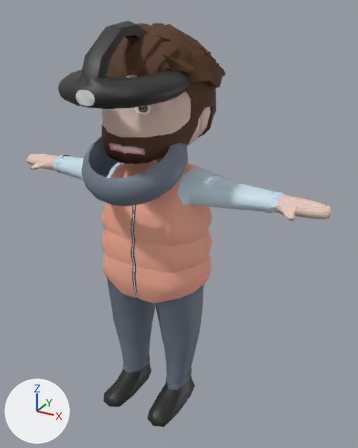
Two versions of the FBX model Assets/Animations/DashingAnimation.fbx, one commit apart.
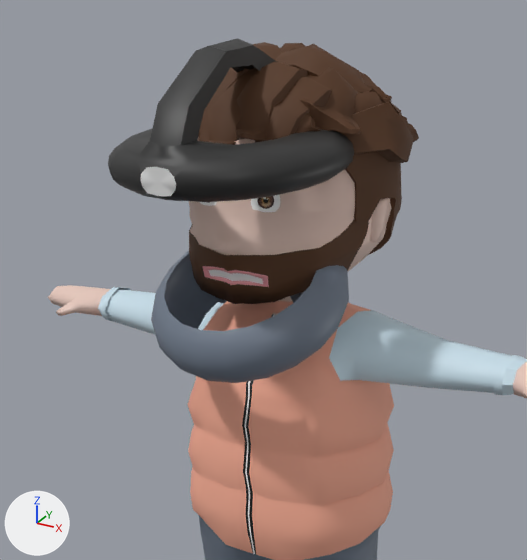
Old and new are each drawn whole from a 50 mm lens placed at (0.045, -0.0725, 0.0763), pointed at (0.0046, 0.001, 0.0396) and again close up on the part from 0% to 79% of the width and 0% to 67% of the height. Lighting does not change. The marker at lower left points along +X, +Y and +Z. Where no turn or scale is listed for an object, it has been applied to the vertices.

Before the edit, the objects in view are built like this:
```python
me_mesh_003 = bpy.data.meshes.new('Mesh.003')
me_mesh_003.from_pydata(...)  # 74 vertices, 142 faces; spans x 0.00549..0.01114, y -0.00425..0.00827, z 0.06393..0.06942
me_mesh_003.materials.append(mat_hair_mat)  # brown #55341a
me_mesh_026 = bpy.data.meshes.new('Mesh.026')
me_mesh_026.from_pydata(...)  # 74 vertices, 144 faces; spans x -0.00576..-0.00055, y -0.0091..0.00073, z 0.06391..0.07263
me_mesh_026.materials.append(mat_hair_mat)  # brown #55341a
me_mesh_028 = bpy.data.meshes.new('Mesh.028')
me_mesh_028.from_pydata(...)  # 262 vertices, 488 faces; spans x -1.32..1.32, y -1.39..1.33, z -1.5..1.44
# faces by material slot: [476, 12]
me_mesh_028.materials.append(mat_lambert12)  # black #2d2d2d
me_mesh_028.materials.append(mat_anisotropic1)  # white #e8e8e8
ob_headlamp = bpy.data.objects.new('Headlamp', me_mesh_028)
ob_headlamp.parent = ob_character_group
ob_headlamp.location = (-0.0255, 6.903, 0.729)
ob_headlamp.rotation_euler = (0.0606, 0.0455, 0.00118)  # degrees (3.5, 2.6, 0.1)
ob_headlamp.scale = (0.748, 0.394, 0.752)
ob_tuft_of_hair1 = bpy.data.objects.new('Tuft_of_hair1', me_mesh_026)
ob_tuft_of_hair1.location = (0.0, 0.0, 0.0)
ob_tuft_of_hair24 = bpy.data.objects.new('Tuft_of_hair24', me_mesh_003)
ob_tuft_of_hair24.location = (0.0, 0.0, 0.0)
# also in view: 'Tuft_of_hair11' at (0.0044, 0.001, 0.0715); 'Body' at (0.0, -0.0004, 0.0361); 'Tuft_of_hair5' at (0.0009, -0.0036, 0.0696); 'Hair_Scalp' at (0.0, 0.0014, 0.0632); 'Tuft_of_hair4' at (0.0043, -0.0017, 0.0696)
```
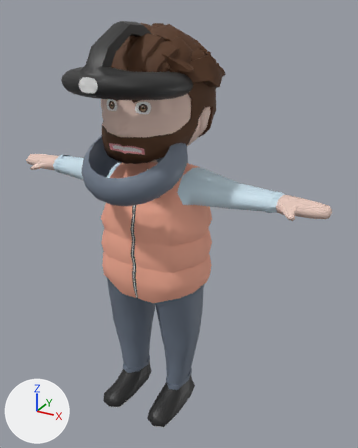
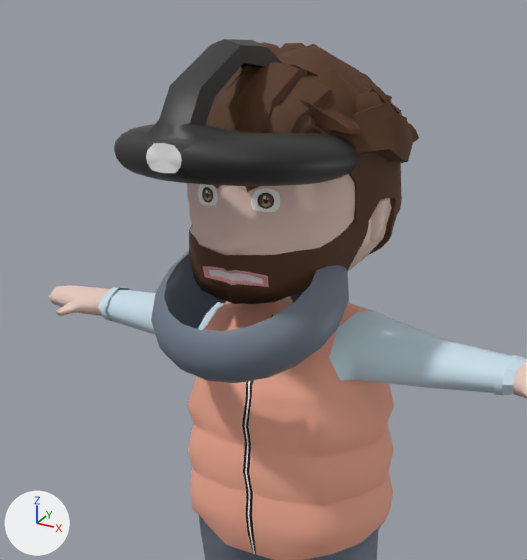
Location of each change, (x1, y1, x2, y2) in pixels of the close-ups (527 x 560 px):
'Headlamp', moved, turned
    before: (108, 38, 354, 202)
    after: (114, 39, 359, 186)

Patch to the scene script:
```diff
--- a/Assets/Animations/DashingAnimation.fbx.py
+++ b/Assets/Animations/DashingAnimation.fbx.py
@@ ob_headlamp @@
 ob_headlamp.parent = ob_character_group
-ob_headlamp.location = (-0.0255, 6.903, 0.729)
-ob_headlamp.rotation_euler = (0.0606, 0.0455, 0.00118)  # degrees (3.5, 2.6, 0.1)
+ob_headlamp.location = (-0.0255, 6.908, 0.593)
+ob_headlamp.rotation_euler = (-0.0802, 0.045, -0.00843)  # degrees (-4.6, 2.6, -0.5)
 ob_headlamp.scale = (0.748, 0.394, 0.752)
```
